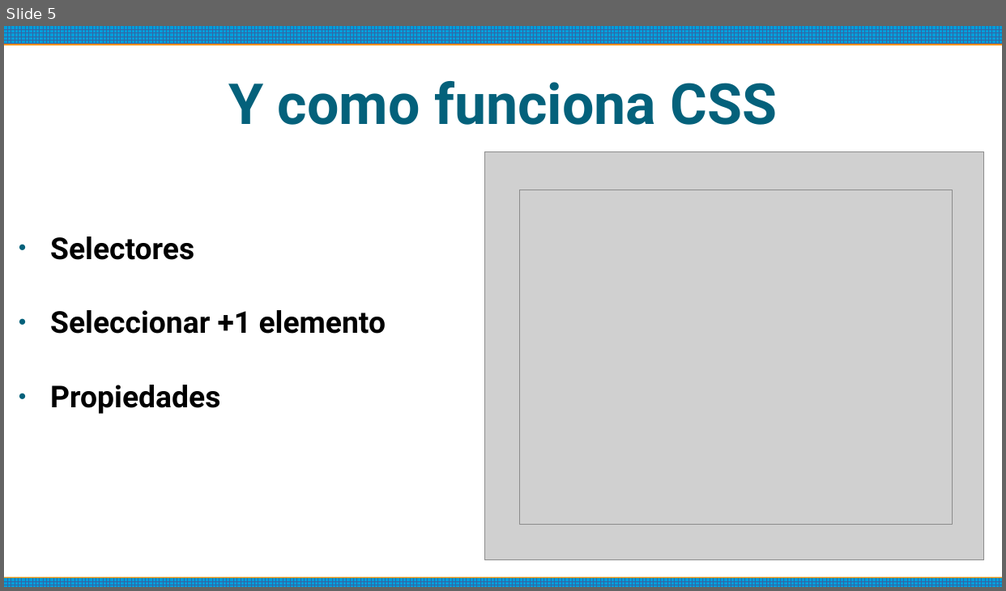
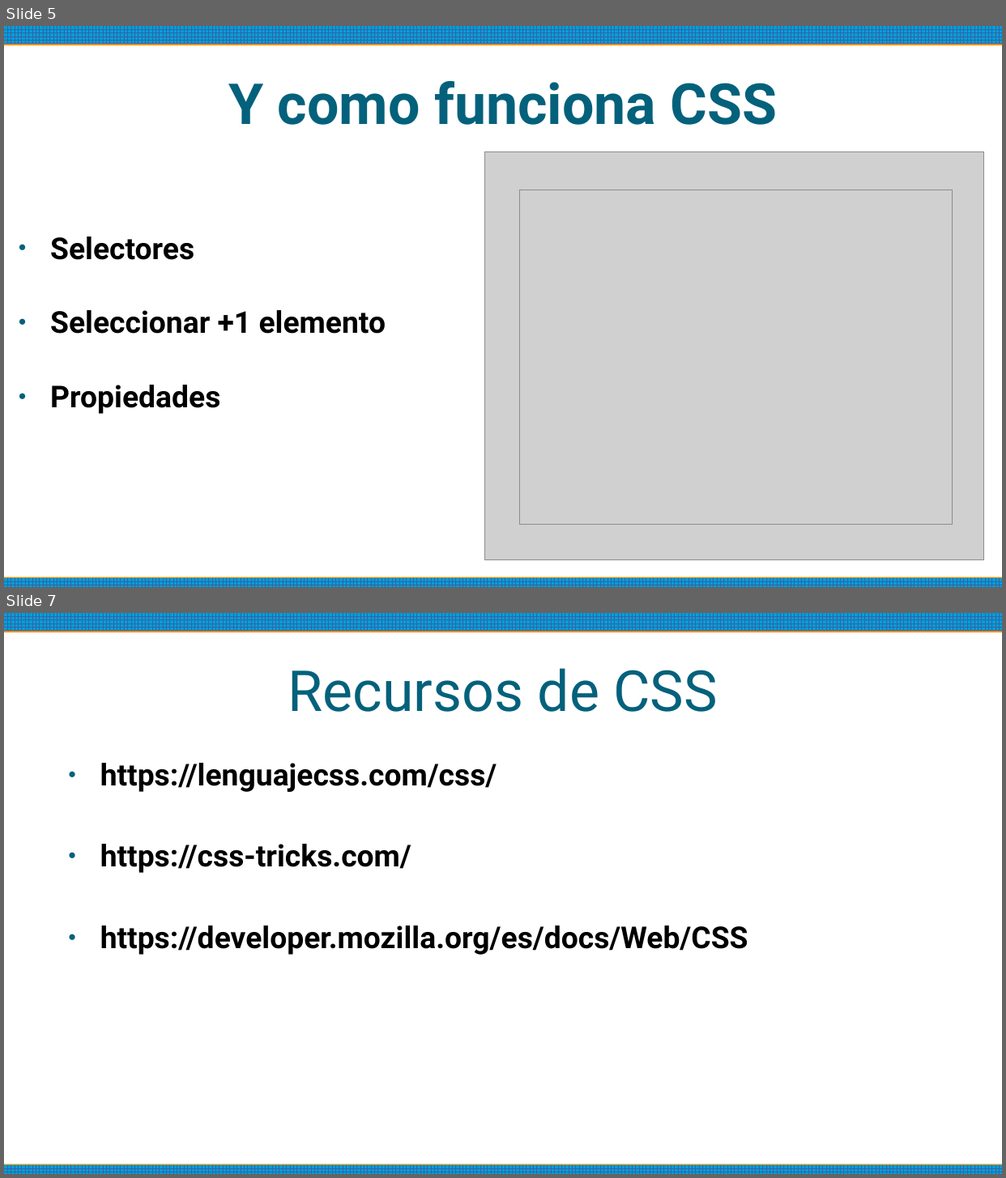
Before and after one commit to pedroobando/guiahtml, a slide deck: doc/curso css.odp. Shown one above the other, each under a label of ours: slide 5 before the commit, slides 5 and 7 after it; the slides between them are not shown. The pictures are 1006x591 and 1006x1178 pixels, drawn with LibreOffice and Linux fonts; fonts in the diff are those of the drawing; grey boxes stand for pictures. Boxes give left, top, right and bottom in pixels: in the first picture for what was removed or moved away, otherwise in the second. Text is boxed around its words. In the diff, an @@ line names an element or a change of style, - is before the commit and + after.

```diff
--- a/doc/curso css.odp
+++ b/doc/curso css.odp
@@ slide 7 added at [4,613,1002,1174], background #FFFFFF; not listed: 2 template elements that a slide beside it also shows @@
@@ title added at [288,668,717,712], 45 pt, text #04617B @@
+Recursos de CSS
@@ text added at [100,763,748,955], 24 pt, text #000000, bold @@
+● https://lenguajecss.com/css/
+● https://css-tricks.com/
+● https://developer.mozilla.org/es/docs/Web/CSS
```
Also in this commit, not shown: 1 slide changed, 3 other slides added, 1 slide removed, 18 other files.
